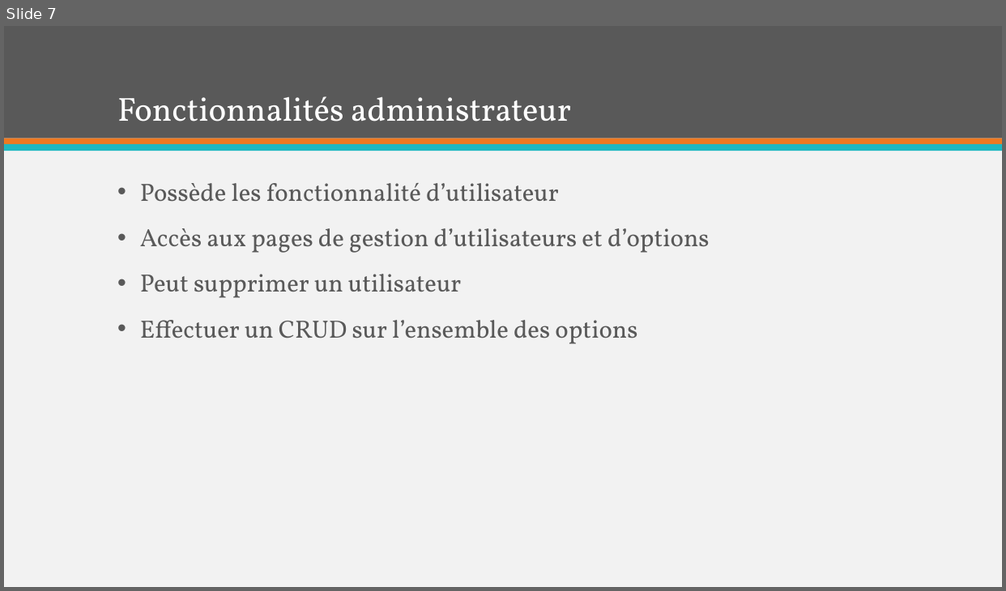
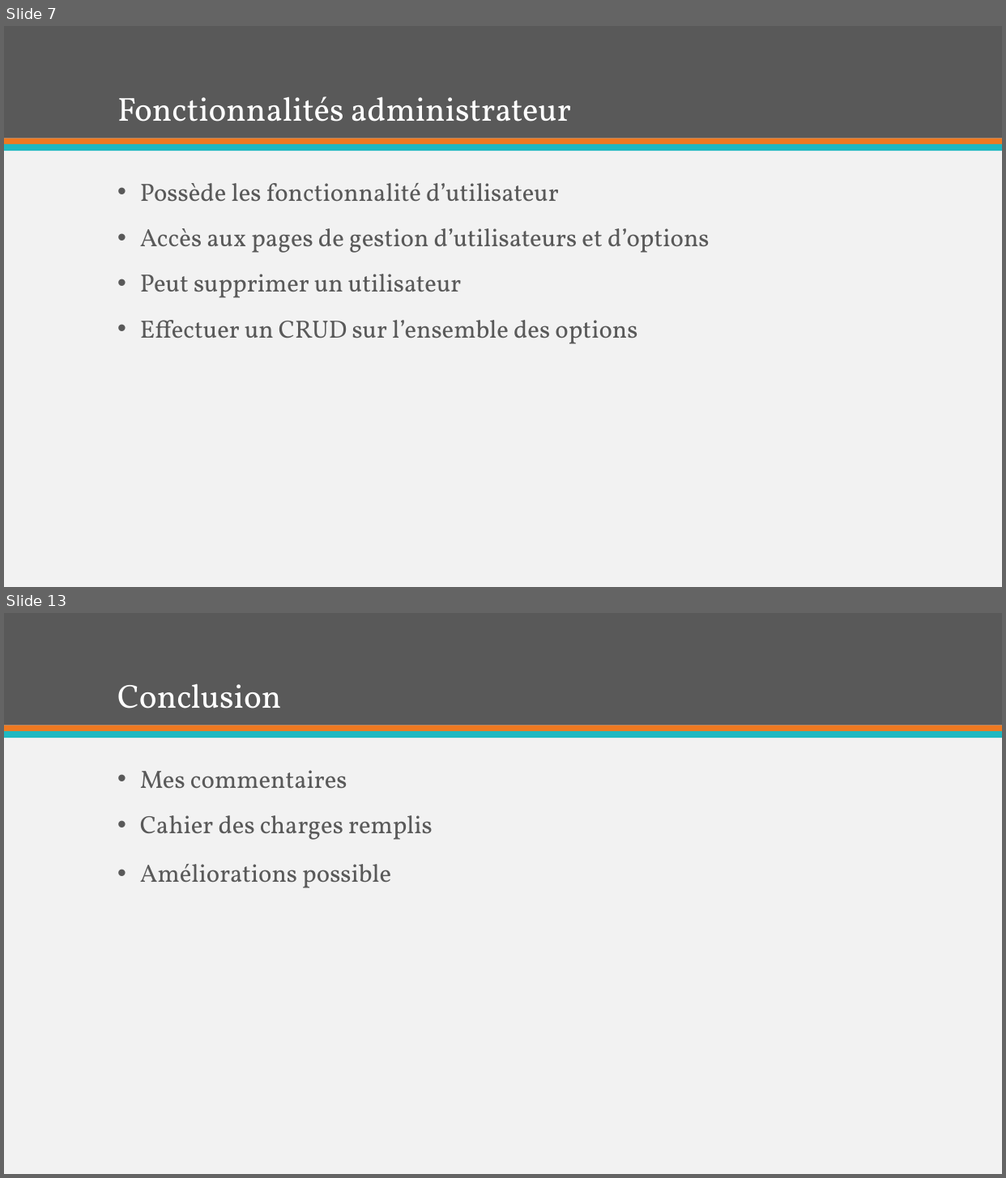
Before and after one commit to Benoris/TPI, a slide deck: Documentation/Orale/Présentation Furnigo.pptx. Shown one above the other, each under a label of ours: slide 7 before the commit, slides 7 and 13 after it; the slides between them are not shown. The pictures are 1006x591 and 1006x1178 pixels, drawn with LibreOffice and Linux fonts; fonts in the diff are those of the drawing. Boxes give left, top, right and bottom in pixels: in the first picture for what was removed or moved away, otherwise in the second. Text is boxed around its words. In the diff, an @@ line names an element or a change of style, - is before the commit and + after.

```diff
--- a/Documentation/Orale/Présentation Furnigo.pptx
+++ b/Documentation/Orale/Présentation Furnigo.pptx
@@ slide 13 added at (4, 613, 1002, 1174), background #F2F2F2; not listed: 3 template elements that a slide beside it also shows @@
@@ title added at (117, 683, 281, 709), 32 pt, text #FFFFFF @@
+Conclusion
@@ text added at (140, 770, 432, 888), 24 pt, text #595959 @@
+• Mes commentaires
+• Cahier des charges remplis
+• Améliorations possible
```
Also in this commit, not shown: 3 slides changed, 4 other slides added, 1 slide removed, 2 other files.
